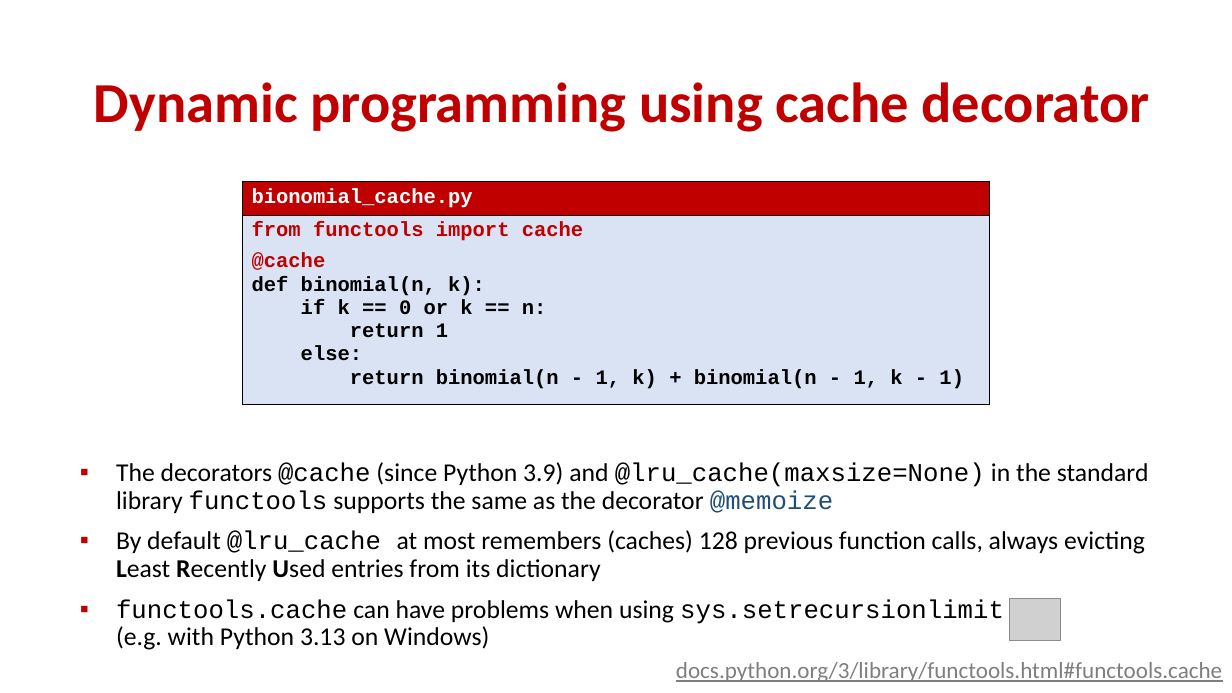
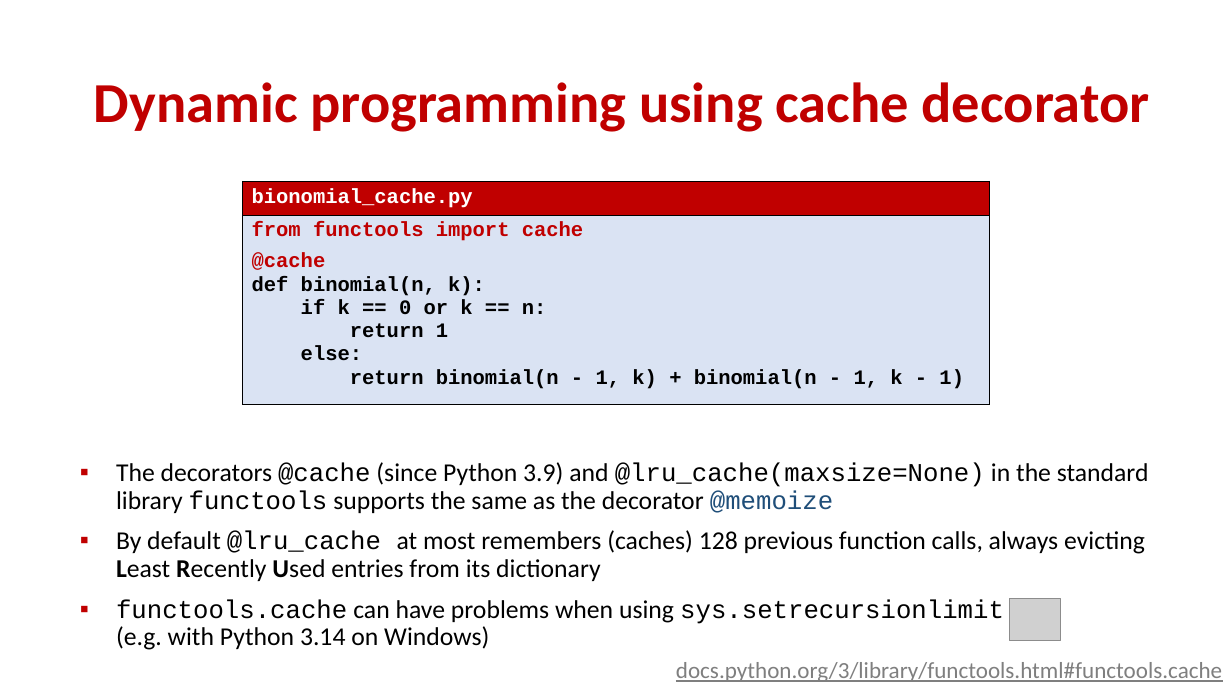
Before and after one commit to gsbrodal/gsbrodal.github.io, a slide deck: slide 8 of ipsa/slides/dynamic_programming.pptx. Drawn at 1232x693 pixels with LibreOffice and Linux fonts; fonts in the diff are those of the drawing; grey boxes stand for pictures. Boxes give left, top, right and bottom in pixels: in the first picture for what was removed or moved away, otherwise in the second. Text is boxed around its words. In the diff, an @@ line names an element or a change of style, - is before the commit and + after.

Commit message:
all-slides-with-answers.pdf all-slides.pdf code.zip decorators.pdf decorators.pptx dynamic_programming.pdf dynamic_programming.pptx

```diff
--- a/ipsa/slides/dynamic_programming.pptx
+++ b/ipsa/slides/dynamic_programming.pptx
@@ text at bbox=[116, 599, 1004, 650]: text changed @@
-▪ functools.cache can have problems when using sys.setrecursionlimit
-  (e.g. with Python 3.13 on Windows)
+▪ functools.cache can have problems when using sys.setrecursionlimit
+  (e.g. with Python 3.14 on Windows)
```
Also in this commit, not shown: 4 other slides changed, 6 other files.
